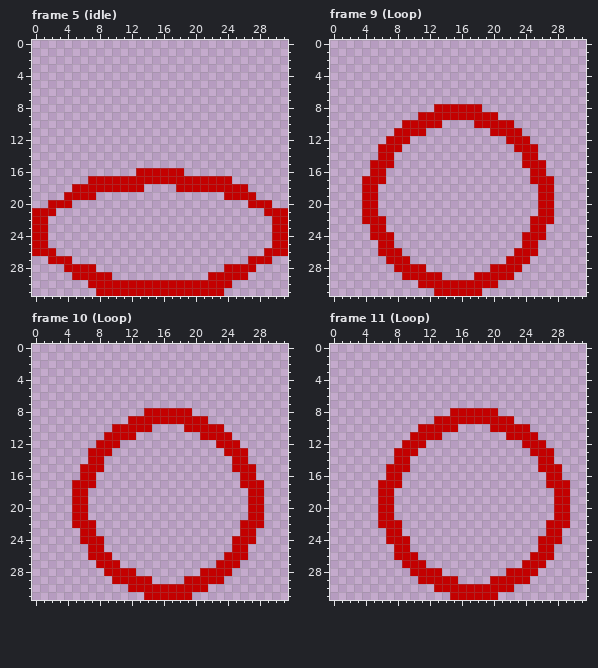
Two states of a pixel-art file, Assets/Graphics/Sprites/loopert.aseprite. The first picture shows the starting point.
32x32 pixels, 23 frames. Shown: frame 5 (idle), frame 9 (Loop), frame 10 (Loop), frame 11 (Loop). The commit also changed other frames, which this record leaves out.
After:
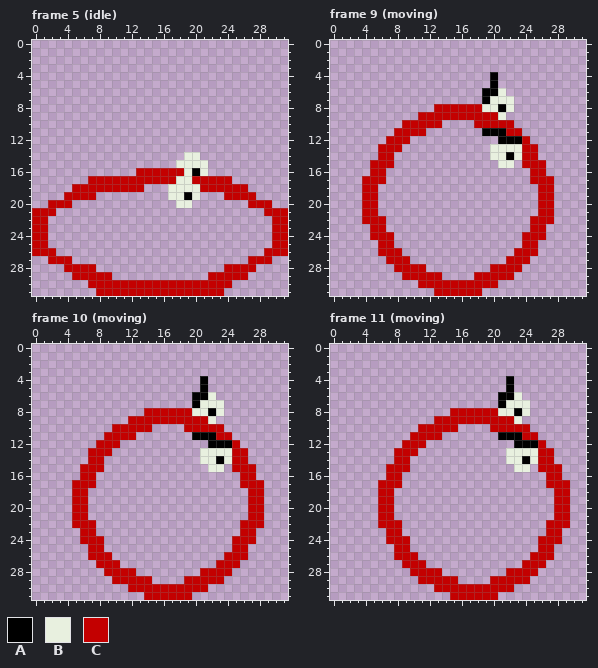
Palette (. is transparent): A #000000  B #e8f0df  C #c30000
From the commit log: broke the sussy baka rule D: (ruined the loopert animations several times) 30 minutes
The edit:
layer "Back Eye" now shown
layer "Front Eye" now shown
Frame 5 (idle), layers "Front Eye", "Back Eye":
y 14: x 19..20 .. -> BB
y 15: x 18..21 .... -> BBBB
y 16: x 19..21 ... -> BAB
y 17: x 18..19 CC -> BB
y 18: x 17..20 .CCC -> BBBB
y 19: x 17..20 .... -> BBAB
y 20: x 18..19 .. -> BB
Frame 9 (moving), layers "Front Eye", "Back Eye":
y 4..5: x 20 . -> A
y 6: x 19..21 ... -> AAB
y 7: x 19..22 .... -> ABBB
y 8: x 19..22 .... -> BBAB
y 9: x 21 . -> B
y 11: x 19..21 .CC -> AAA
y 12: x 21..23 .CC -> AAA
y 13: x 20..23 ...C -> BBBB
y 14: x 20..23 .... -> BBAB
y 15: x 21..22 .. -> BB
Frame 10 (moving), layers "Front Eye", "Back Eye":
y 4..5: x 21 . -> A
y 6: x 20..22 ... -> AAB
y 7: x 20..23 .... -> ABBB
y 8: x 20..23 .... -> BBAB
y 9: x 22 . -> B
y 11: x 20..22 .CC -> AAA
y 12: x 22..24 .CC -> AAA
y 13: x 21..24 ...C -> BBBB
y 14: x 21..24 .... -> BBAB
y 15: x 22..23 .. -> BB
Frame 11 (moving), layers "Front Eye", "Back Eye":
y 4..5: x 22 . -> A
y 6: x 21..23 ... -> AAB
y 7: x 21..24 .... -> ABBB
y 8: x 21..24 .... -> BBAB
y 9: x 23 . -> B
y 11: x 21..23 .CC -> AAA
y 12: x 23..25 .CC -> AAA
y 13: x 22..25 ...C -> BBBB
y 14: x 22..25 .... -> BBAB
y 15: x 23..24 .. -> BB
Boxes around the changes in both pictures, in picture pixels (x1, y1, x2, y2):
changed: (168, 152, 208, 208)
changed: (482, 72, 522, 168)
changed: (192, 376, 232, 472)
changed: (498, 376, 538, 472)
